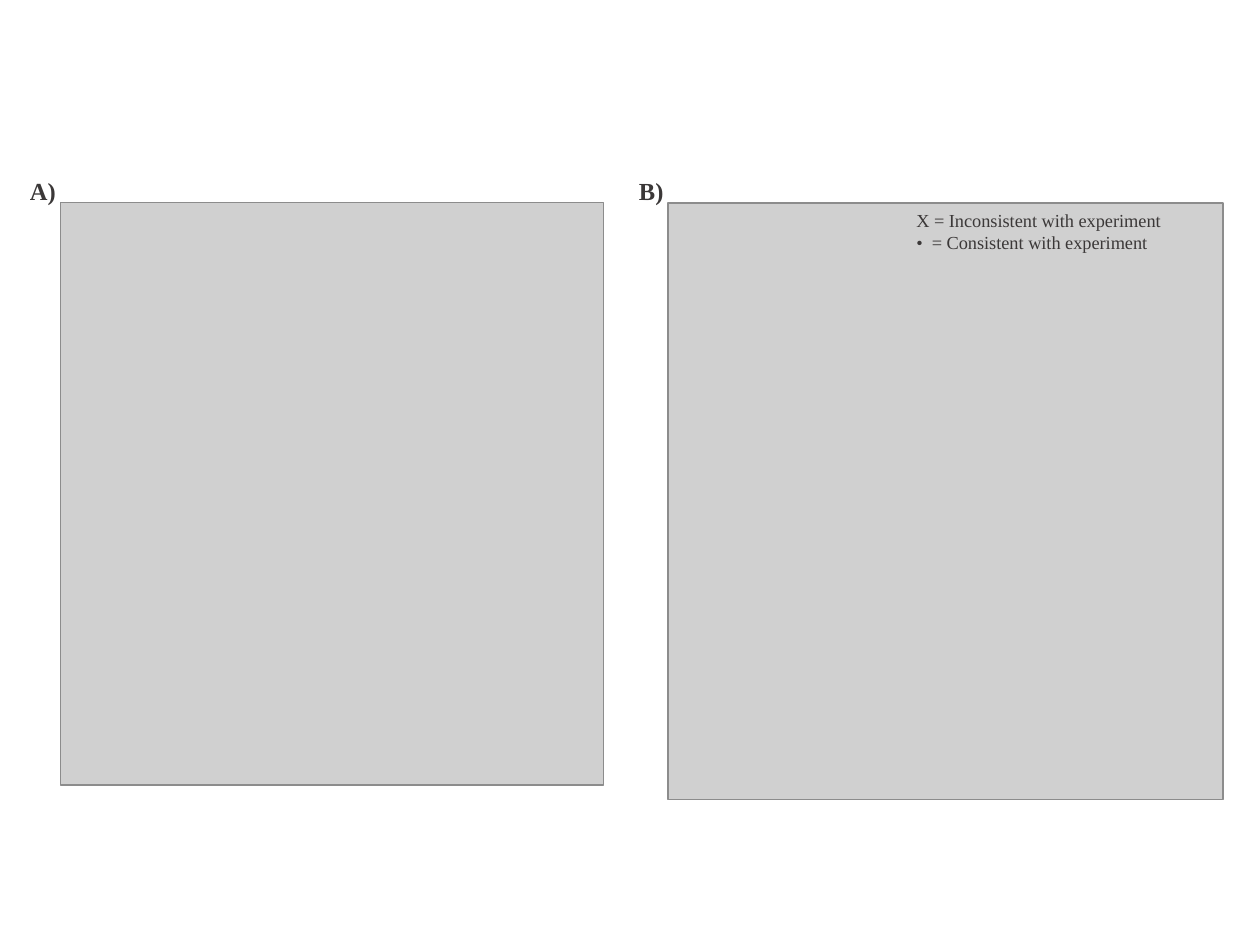
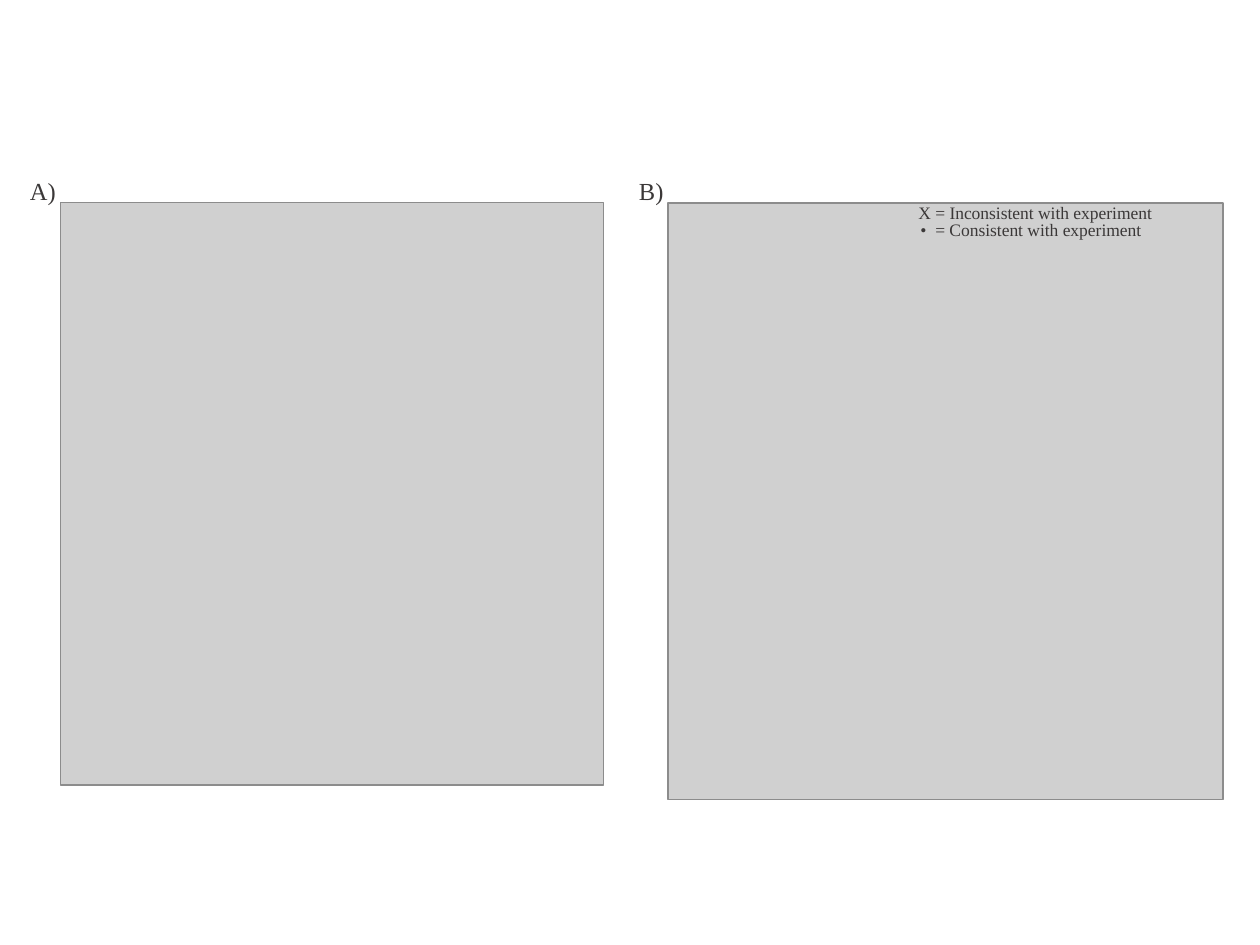
Before and after one commit to Ktaoma/A-continuous-time-Boolean-model-of-the-endocycle-events-in-budding-yeast, a slide deck: slide 1 of codes/simulate-SFig1/SFig.pptx. Drawn at 1260x945 pixels with LibreOffice and Linux fonts; fonts in the diff are those of the drawing; grey boxes stand for pictures. Boxes give left, top, right and bottom in pixels: in the first picture for what was removed or moved away, otherwise in the second. Text is boxed around its words. In the diff, an @@ line names an element or a change of style, - is before the commit and + after.

```diff
--- a/codes/simulate-SFig1/SFig.pptx
+++ b/codes/simulate-SFig1/SFig.pptx
@@ text "B)" at (639, 183, 664, 205): bold off @@
@@ text added at (918, 207, 1151, 223), 10 pt, text #3B3838 @@
+X = Inconsistent with experiment
@@ text "• = Consistent with experiment": place and size @@
-text "• = Consistent with experiment" at (916, 214, 1161, 253)
+text "• = Consistent with experiment" at (949, 222, 1141, 240)
@@ text "• = Consistent with experiment" at (949, 222, 1141, 240): size 10.5 to 10 pt @@
@@ text at (916, 214, 1161, 231): paragraph removed @@
-X = Inconsistent with experiment
```
Also in this commit, not shown: 24 other files.
